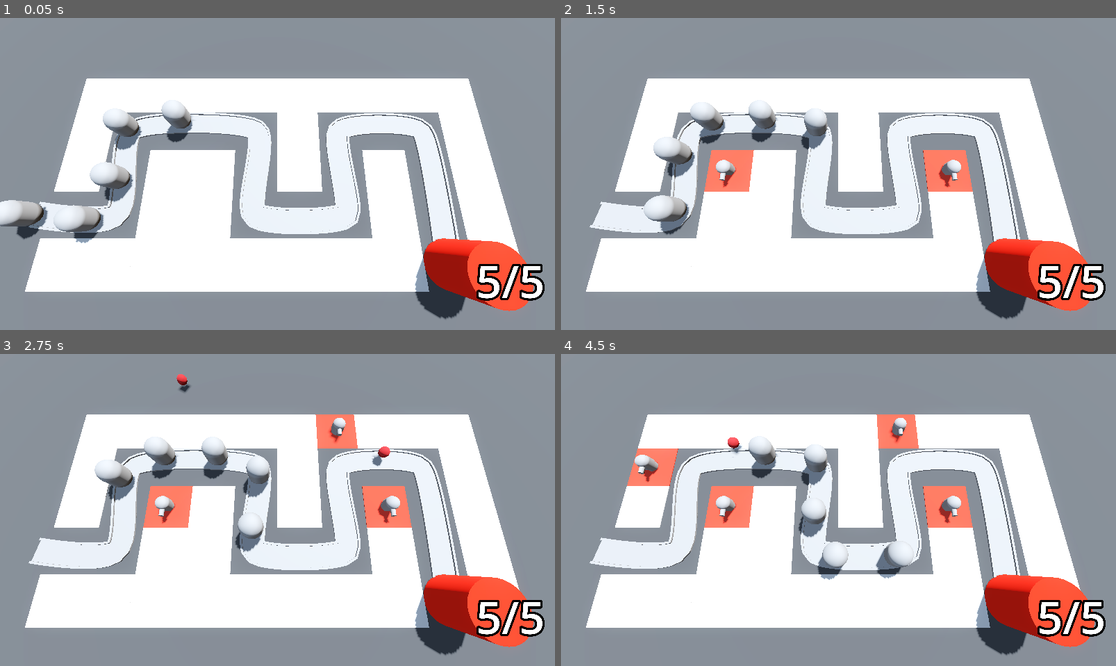
Above: before the commit, frames 1-4 (two rows, left to right).
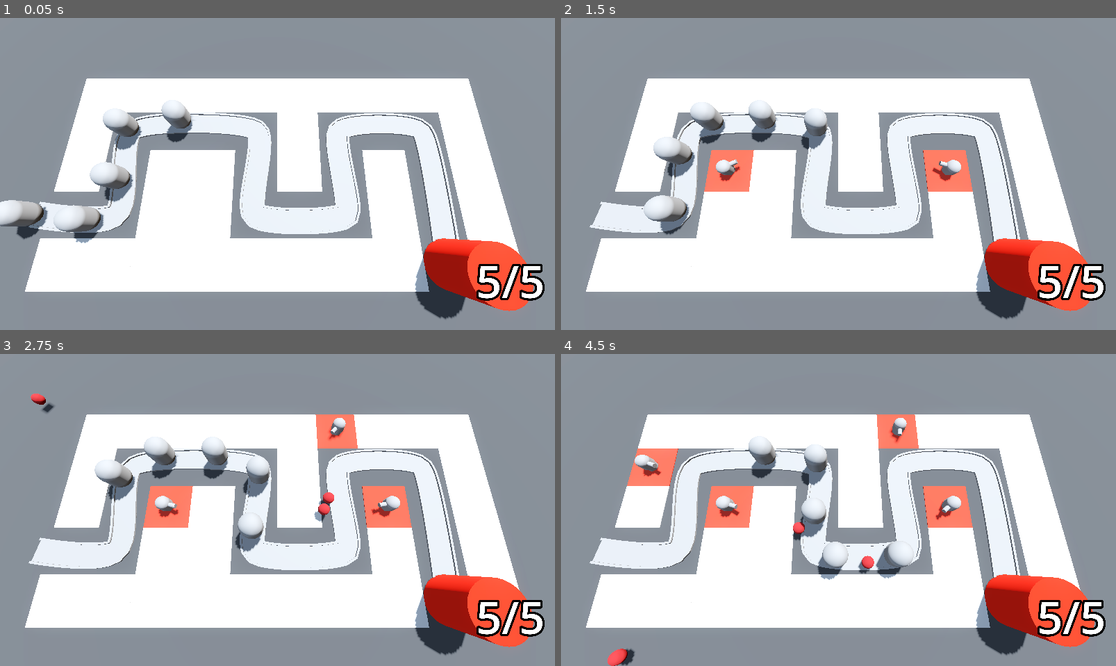
Above: after the commit, the same moments.

Repository: Bzparkes/BarbarianBlaster
Game: Godot game, scene res://BaseLevel.tscn
The game is run twice, just before and just after one commit, with the same random seed, the same clock (stepped at 60 frames per second) and the same inputs.
Inputs (mouse positions are in pixels of both pictures, inside the frame that each line leads up to):
- Up to frame 1 (0.05 s): no input
- Up to frame 2 (1.5 s): move the mouse to (960, 158) at 0.52 s; press the mouse at (960, 158) at 0.53 s; move the mouse to (727, 189) at 1.27 s; release the mouse at (727, 189) at 1.28 s; click (727, 189) at 1.35 s
- Up to frame 3 (2.75 s): move the mouse to (333, 441) at 2.02 s; press the mouse at (333, 441) at 2.03 s
- Up to frame 4 (4.5 s): move the mouse to (810, 572) at 2.77 s; release the mouse at (810, 572) at 2.78 s; click (810, 572) at 2.85 s; move the mouse to (1005, 556) at 3.52 s; press the mouse at (1005, 556) at 3.53 s; move the mouse to (672, 463) at 4.27 s; release the mouse at (672, 463) at 4.28 s; click (672, 463) at 4.35 s

The runs differ from the first frame. In frame 2, 0.2% of the frame differs, in the area x 28-72%, y 45-55%; in frame 3, 0.7%; in frame 4, 0.8%, in the area x 8-72%, y 23-100%.

Commit message:
Added in turret moving and enemy tracking for projectile

Diff:
--- a/BaseLevel.tscn
+++ b/BaseLevel.tscn
@@ -107,7 +107,7 @@
 transform = Transform3D(-0.1643964, 0, -0.98637784, 0, 1, 0, 0.98637784, 0, -0.1643964, -21, 0, 6)
 
 [node name="Enemy2" parent="Path3D" instance=ExtResource("2_5x8ra")]
-transform = Transform3D(0.017463759, 0, -0.99982995, 0, 1, 0, 0.99982995, 0, 0.017463759, -16.024893, 0, 6.4424577)
+transform = Transform3D(0.017463757, 0, -0.9998298, 0, 1, 0, 0.9998298, 0, 0.017463757, -16.024893, 0, 6.4424577)
 progress = 5.0
 
 [node name="Enemy3" parent="Path3D" instance=ExtResource("2_5x8ra")]
@@ -119,12 +119,13 @@
 progress = 15.0
 
 [node name="Enemy5" parent="Path3D" instance=ExtResource("2_5x8ra")]
-transform = Transform3D(0.02954617, 0, -0.99954593, 0, 1, 0, 0.99954593, 0, 0.02954617, -9.416761, 0, -2.8104439)
+transform = Transform3D(0.029546166, 0, -0.9995458, 0, 1, 0, 0.9995458, 0, 0.029546166, -9.416761, 0, -2.8104439)
 progress = 20.0
 
 [node name="Base" parent="." instance=ExtResource("3_o2j4u")]
 transform = Transform3D(1, 0, 0, 0, 1, 0, 0, 0, 1, 14, 0, 10)
 
-[node name="TurretManager" type="Node3D" parent="."]
+[node name="TurretManager" type="Node3D" parent="." node_paths=PackedStringArray("enemy_path")]
 script = ExtResource("5_cwwxe")
 turret = ExtResource("6_ufkdr")
+enemy_path = NodePath("../Path3D")
--- a/Turret/turret.gd
+++ b/Turret/turret.gd
@@ -1,10 +1,17 @@
 extends Node3D
 
 @export var projectile: PackedScene
+
+var enemy_path: Path3D
+
 @onready var barrel: MeshInstance3D = $TurretBase/TurretTop/BarrelTop/Barrel
 
+func _physics_process(delta: float) -> void:
+	var enemy = enemy_path.get_children().back()
+	look_at(enemy.global_position, Vector3.UP, true)
 
 func _on_timer_timeout() -> void:
 	var shot = projectile.instantiate()
 	add_child(shot)
 	shot.global_position = barrel.global_position
+	shot.direction = global_transform.basis.z
--- a/turret_manager.gd
+++ b/turret_manager.gd
@@ -1,8 +1,10 @@
 extends Node3D
 
 @export var turret: PackedScene
+@export var enemy_path: Path3D
 
 func build_turret(turret_position: Vector3) -> void:
 	var new_turret = turret.instantiate()
 	add_child(new_turret)
 	new_turret.global_position = turret_position
+	new_turret.enemy_path = enemy_path
